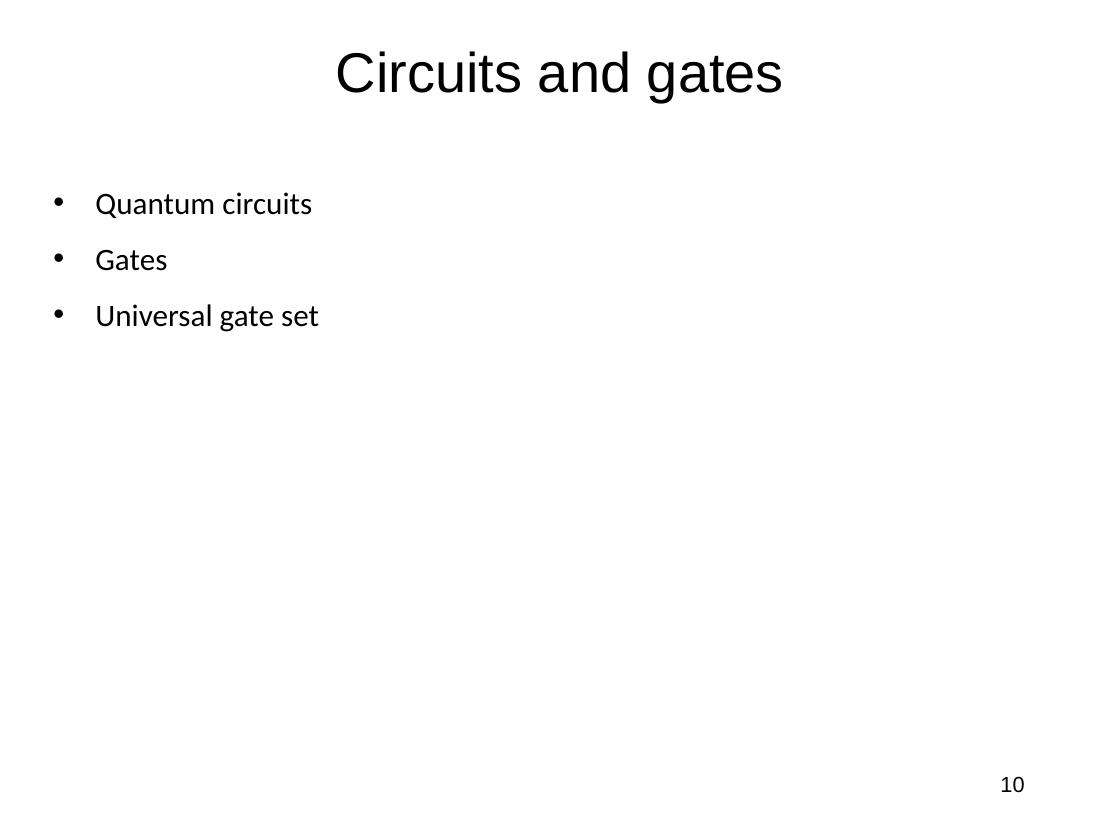
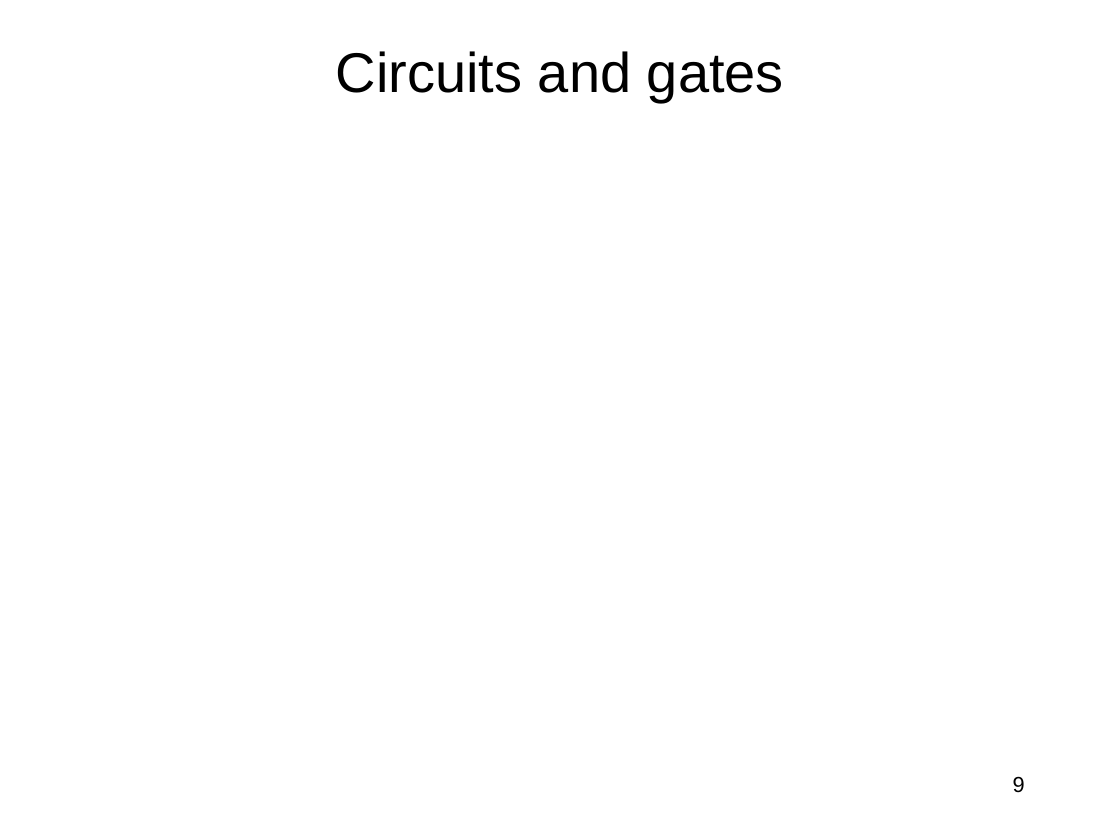
Before and after one commit to jlmucb/class_notes, a slide deck: slide 9 of BerkeleyClass/CS290Spring2013/Lectures/QC.pptx (slide 10 before the commit). Drawn at 1120x840 pixels with LibreOffice and Linux fonts; fonts in the diff are those of the drawing; grey boxes stand for pictures. Boxes give left, top, right and bottom in pixels: in the first picture for what was removed or moved away, otherwise in the second. Text is boxed around its words. In the diff, an @@ line names an element or a change of style, - is before the commit and + after.

```diff
--- a/BerkeleyClass/CS290Spring2013/Lectures/QC.pptx
+++ b/BerkeleyClass/CS290Spring2013/Lectures/QC.pptx
@@ text removed at [95, 192, 319, 332] @@
-• Quantum circuits
-• Gates
-• Universal gate set
@@ page number at [1013, 776, 1025, 793]: text changed @@
-10
+9
```
Also in this commit, not shown: 7 other slides changed, 8 slides added, 3 slides removed.
